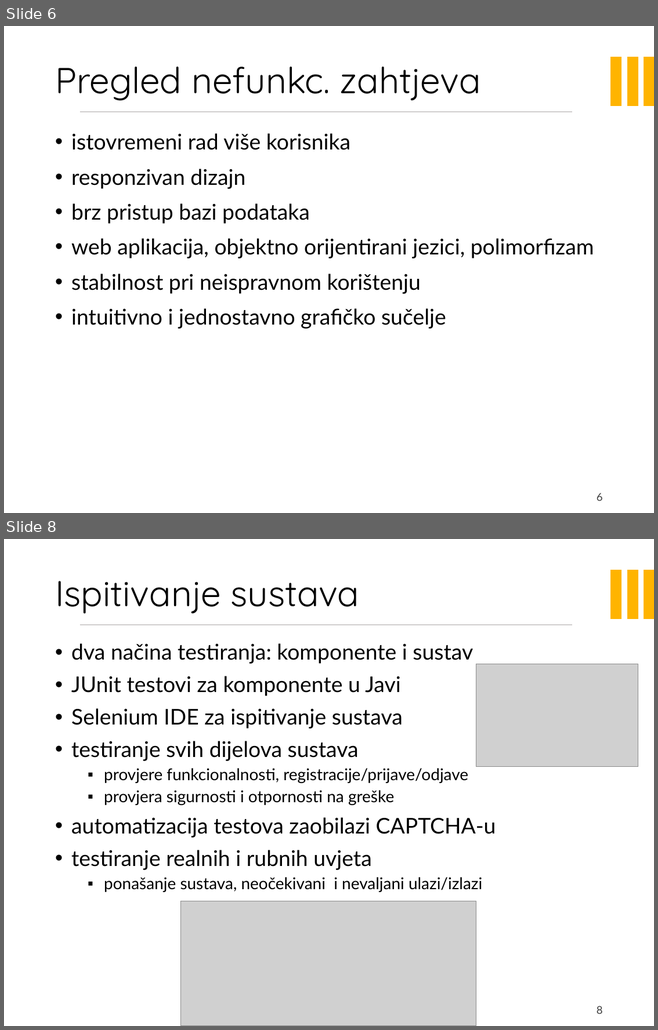
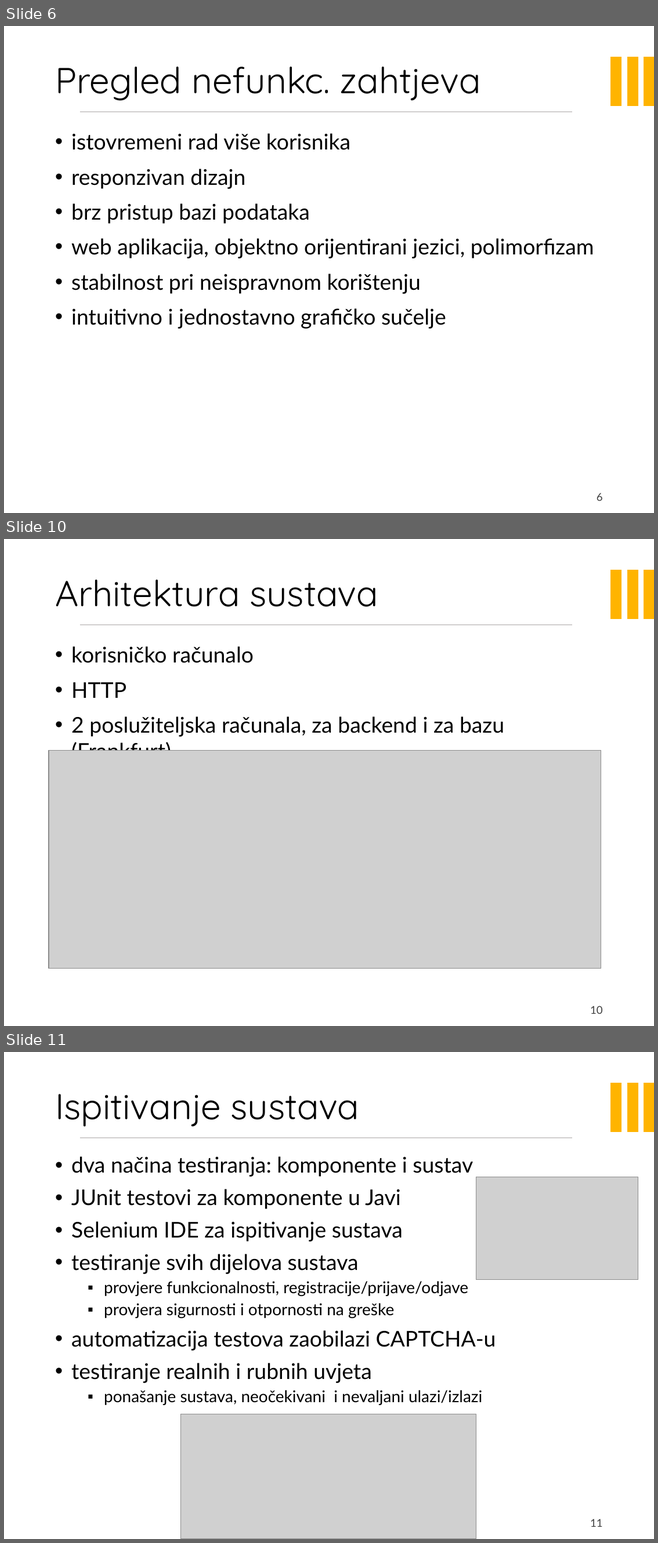
Before and after one commit to doms911/posterized, a slide deck: PROGI_2023_Posterized_prezentacija.pptx. Shown one above the other, each under a label of ours: slides 6 and 8 before the commit, slides 6, 10 and 11 after it; the slides between them are not shown. The pictures are 658x1030 and 658x1543 pixels, drawn with LibreOffice and Linux fonts; fonts in the diff are those of the drawing; grey boxes stand for pictures; background and template pictures are left out. Boxes give left, top, right and bottom in pixels: in the first picture for what was removed or moved away, otherwise in the second. Text is boxed around its words. In the diff, an @@ line names an element or a change of style, - is before the commit and + after.

```diff
--- a/PROGI_2023_Posterized_prezentacija.pptx
+++ b/PROGI_2023_Posterized_prezentacija.pptx
@@ slide 10 added at (4,539,654,1026), background picture (left out); not listed: 4 template elements that a slide beside it also shows @@
@@ title added at (55,580,379,607), 40 pt, text #000000 @@
+Arhitektura sustava
@@ text added at (71,646,504,751), 24 pt, text #000000 @@
+• korisničko računalo
+• HTTP
+• 2 poslužiteljska računala, za backend i za bazu (Frankfurt)
@@ picture added at (49,750,601,968) @@
@@ page number added at (590,1006,603,1014), 12 pt, text #404040 @@
+10
@@ what was slide 8 is now slide 11 @@
@@ page number at (590,1519,603,1527): text changed @@
-8
+11
```
Also in this commit, not shown: 3 other slides added, 2 slides removed, 1 other file.
